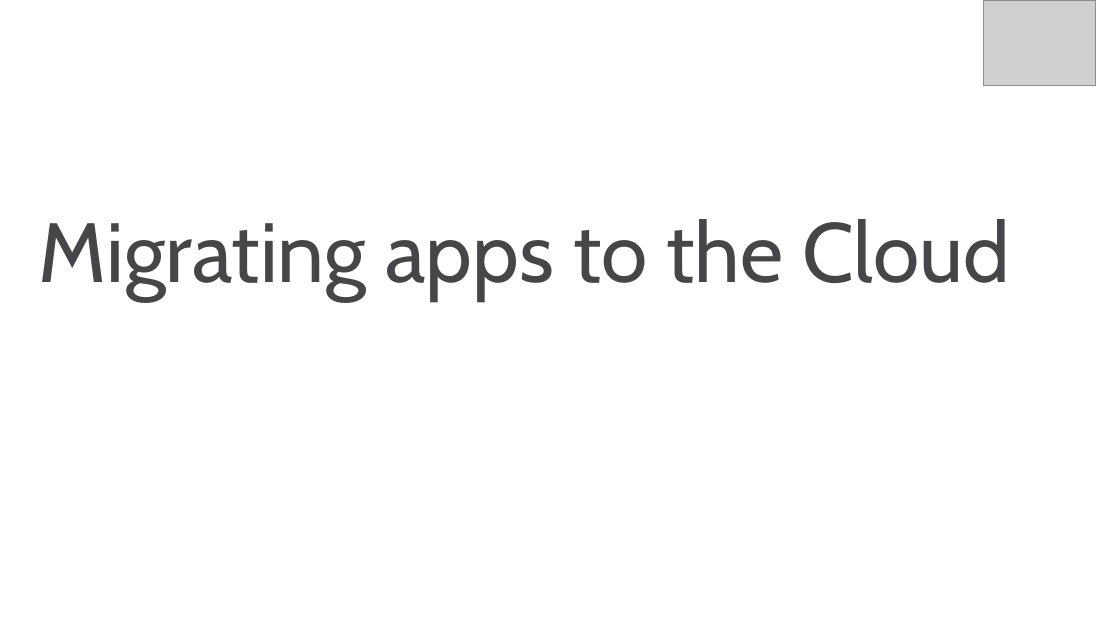
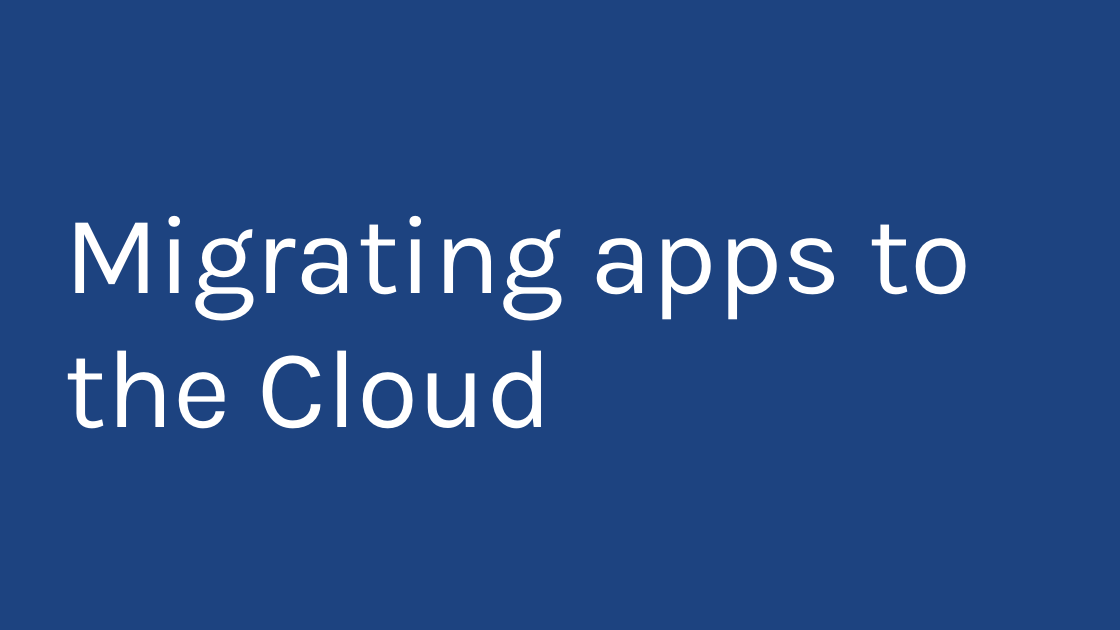
Before and after one commit to PyroJoke/AzureBootcamp2015Kharkiv, a slide deck: slide 26 of Virtual Machines Automated Deployment/Global Azure Bootcamp - Automating Azure VMs with Powershell.pptx (slide 20 before the commit). Drawn at 1120x630 pixels with LibreOffice and Linux fonts; fonts in the diff are those of the drawing; grey boxes stand for pictures; background and template pictures are left out. Boxes give left, top, right and bottom in pixels: in the first picture for what was removed or moved away, otherwise in the second. Text is boxed around its words. In the diff, an @@ line names an element or a change of style, - is before the commit and + after.

```diff
--- a/Virtual Machines Automated Deployment/Global Azure Bootcamp - Automating Azure VMs with Powershell.pptx
+++ b/Virtual Machines Automated Deployment/Global Azure Bootcamp - Automating Azure VMs with Powershell.pptx
@@ background #FFFFFF to picture (left out) @@
@@ picture removed at [984, 0, 1096, 86] @@
@@ title "Migrating apps to the Cloud": place and size @@
-title "Migrating apps to the Cloud" at [39, 219, 1010, 300]
+title "Migrating apps to the Cloud" at [64, 216, 971, 429]
@@ title "Migrating apps to the Cloud" at [64, 216, 971, 429]: size 72 to 96 pt, font Cabin to Karla, text colour #464547 to #FFFFFF; vertical alignment top to middle @@
```
Also in this commit, not shown: 21 other slides changed, 12 slides added, 4 slides removed, 4 other files.
